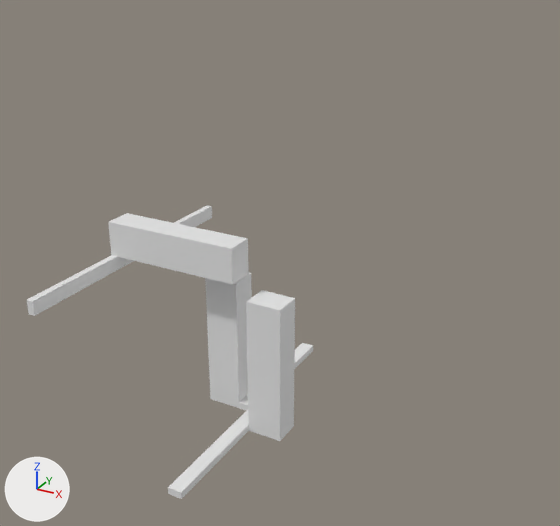
Two versions of the OBJ model Data/bmc/tiles_structure/t_229.obj, one commit apart.
Camera for both pictures: a 50 mm lens placed at (1.226, -2.012, 1.119), pointed at (0.146, -0.048, 0.137). Arrows for +X, +Y and +Z are at lower left; the lights stay in place. Where no turn or scale is listed for an object, it has been applied to the vertices.

The first picture shows 't_229'.
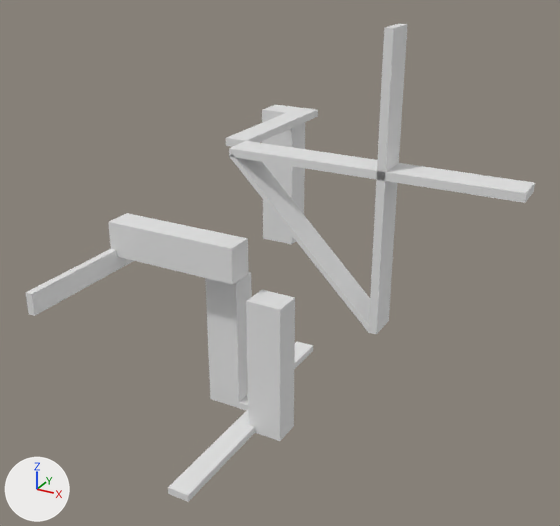
Pixel boxes [x1, y1, x2, y2] of what changed, in the pictures (560 x 526 px; the box of a moved part takes in the faces that stretch with it):
't_229', reshaped (78% wider, 62% taller)
    before: [27, 205, 313, 499]
    after: [25, 24, 535, 502]
part 1 of me_t_229, added
    after: [226, 24, 535, 334]
part 2 of me_t_229, moved or reshaped
    before: [27, 205, 313, 499]
    after: [25, 213, 313, 502]

What changed in the scene script:
```text
Change me_t_229:
    used by ob_t_229; location = (0.0, 0.0, 0.0)
    remove me_t_229.from_pydata(...)  # 44 vertices, 72 faces; spans x -0.5..0.175, y -0.5..0.5, z -0.5..0.175
    add me_t_229.from_pydata(...)  # 160 vertices, 308 faces; spans x -0.5..0.875, y -0.5..0.5, z -0.5..0.875
    me_t_229 part 1: a new loose piece of 108 vertices spanning x -0.175..0.875, y -0.1..0.5, z 0.0..0.875
    me_t_229 part 2
    23 vertices are removed from x -0.5..0.175, y -0.5..0.5, z -0.5..0.05
    67 faces are deleted
    1 vertex moves from x -0.475, y -0.5, z 0.05 to x -0.5, y -0.5, z 0.075
    31 vertices are added at x -0.5..0.175, y -0.5..0.5, z -0.5..0.075
    91 new faces join them
```
